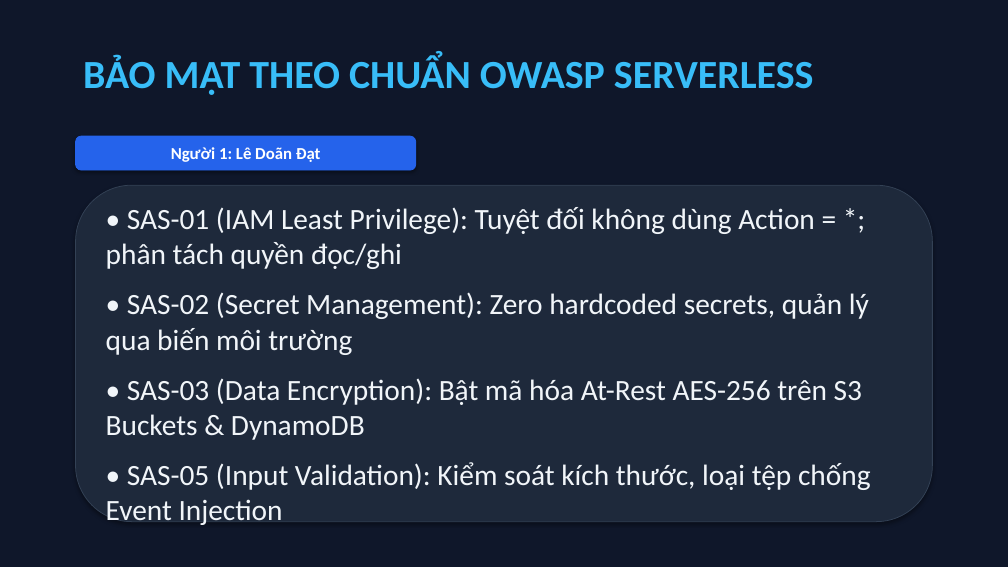
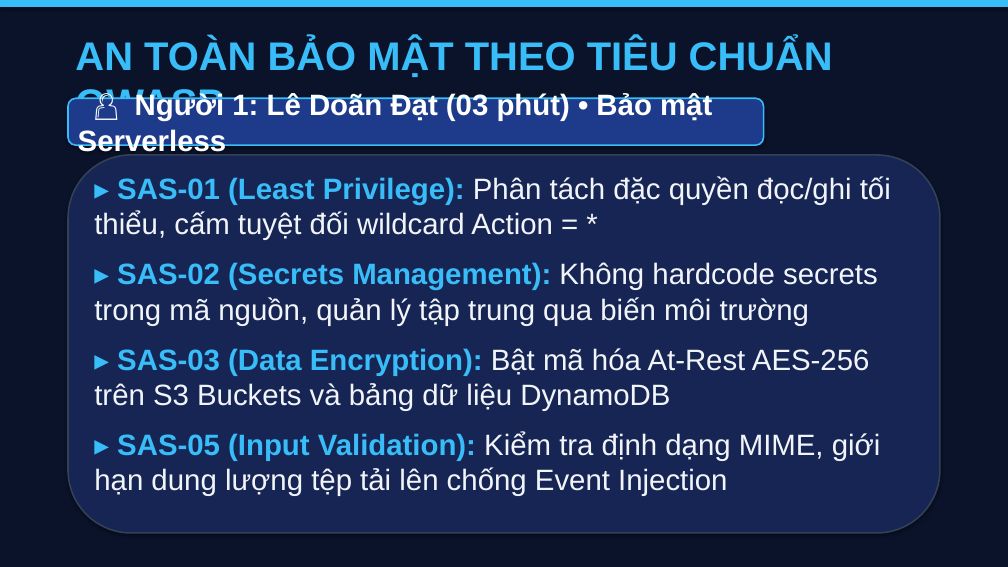
Before and after one commit to datdanghoccode/DTDM_XuLyAnh_Serverless, a slide deck: slide 5 of docs/DTDM_ThuyetTrinh_DeTai9.pptx. Drawn at 1008x567 pixels with LibreOffice and Linux fonts; fonts in the diff are those of the drawing. Boxes give left, top, right and bottom in pixels: in the first picture for what was removed or moved away, otherwise in the second. Text is boxed around its words. In the diff, an @@ line names an element or a change of style, - is before the commit and + after.

```diff
--- a/docs/DTDM_ThuyetTrinh_DeTai9.pptx
+++ b/docs/DTDM_ThuyetTrinh_DeTai9.pptx
@@ rectangle at (x1=0, y1=0, x2=1008, y2=567): fill #0F172A to #0B132B; outline #0F172A 0.75 pt to #0B132B 0.75 pt @@
@@ rectangle added at (x1=0, y1=0, x2=1008, y2=6), fill #38BDF8, outline #38BDF8 0.75 pt @@
@@ text at (x1=75, y1=38, x2=833, y2=122): text changed; font Calibri to Arial @@
-BẢO MẬT THEO CHUẨN OWASP SERVERLESS
+AN TOÀN BẢO MẬT THEO TIÊU CHUẨN OWASP
@@ rounded rectangle "👤 Người 1: Lê Doãn ..." resized from (x1=76, y1=136, x2=416, y2=170) to (x1=68, y1=98, x2=764, y2=145) @@
@@ rounded rectangle "👤 Người 1: Lê Doãn ..." at (x1=68, y1=98, x2=764, y2=145): fill #2563EB to #1E3A8A; outline #2563EB 0.75 pt to #38BDF8 1.5 pt @@
@@ text in rounded rectangle at (x1=78, y1=92, x2=712, y2=156): text changed; size 16 to 28 pt; font Calibri to Arial @@
-Người 1: Lê Doãn Đạt
+👤 Người 1: Lê Doãn Đạt (03 phút) • Bảo mật Serverless
@@ rounded rectangle resized from (x1=76, y1=185, x2=932, y2=522) to (x1=68, y1=155, x2=940, y2=533) @@
@@ rounded rectangle at (x1=68, y1=155, x2=940, y2=533): fill #1E293B to #172554; outline #334155 0.75 pt to #334155 1.5 pt @@
@@ text at (x1=94, y1=176, x2=891, y2=496): text changed; font Calibri to Arial @@
-• SAS-01 (IAM Least Privilege): Tuyệt đối không dùng Action = *; phân tách quyền đọc/ghi
-• SAS-02 (Secret Management): Zero hardcoded secrets, quản lý qua biến môi trường
-• SAS-03 (Data Encryption): Bật mã hóa At-Rest AES-256 trên S3 Buckets & DynamoDB
-• SAS-05 (Input Validation): Kiểm soát kích thước, loại tệp chống Event Injection
+▸ SAS-01 (Least Privilege): Phân tách đặc quyền đọc/ghi tối thiểu, cấm tuyệt đối wildcard Action = *
+▸ SAS-02 (Secrets Management): Không hardcode secrets trong mã nguồn, quản lý tập trung qua biến môi trường
+▸ SAS-03 (Data Encryption): Bật mã hóa At-Rest AES-256 trên S3 Buckets và bảng dữ liệu DynamoDB
+▸ SAS-05 (Input Validation): Kiểm tra định dạng MIME, giới hạn dung lượng tệp tải lên chống Event Injection
```
Also in this commit, not shown: 10 other slides changed, 3 slides added, 2 slides removed, 8 other files.
